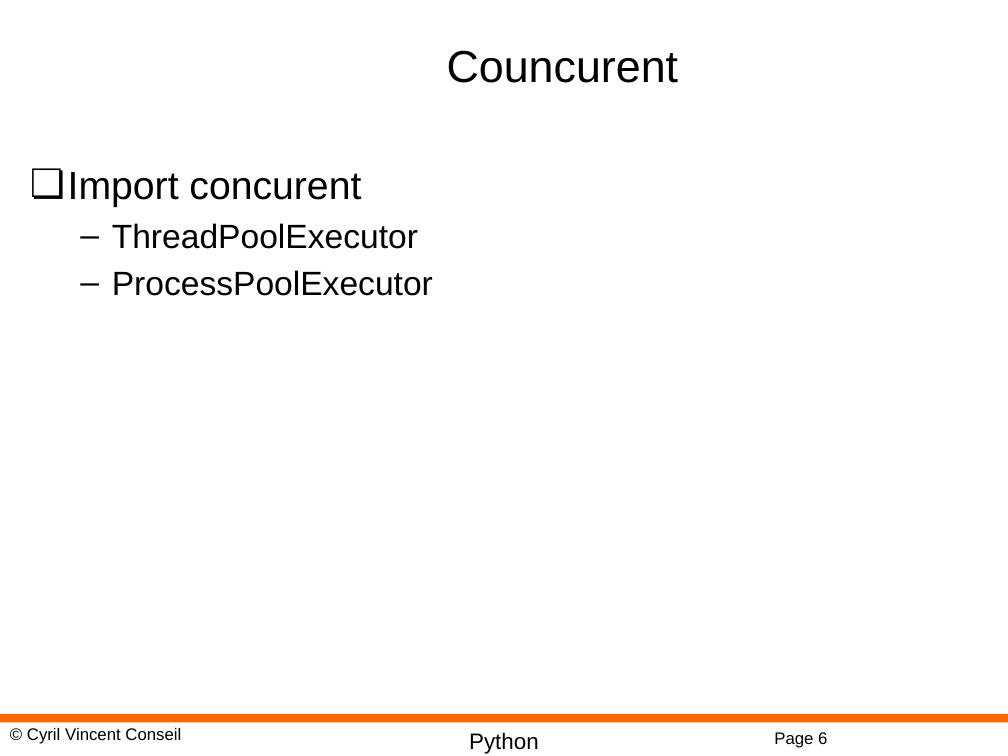
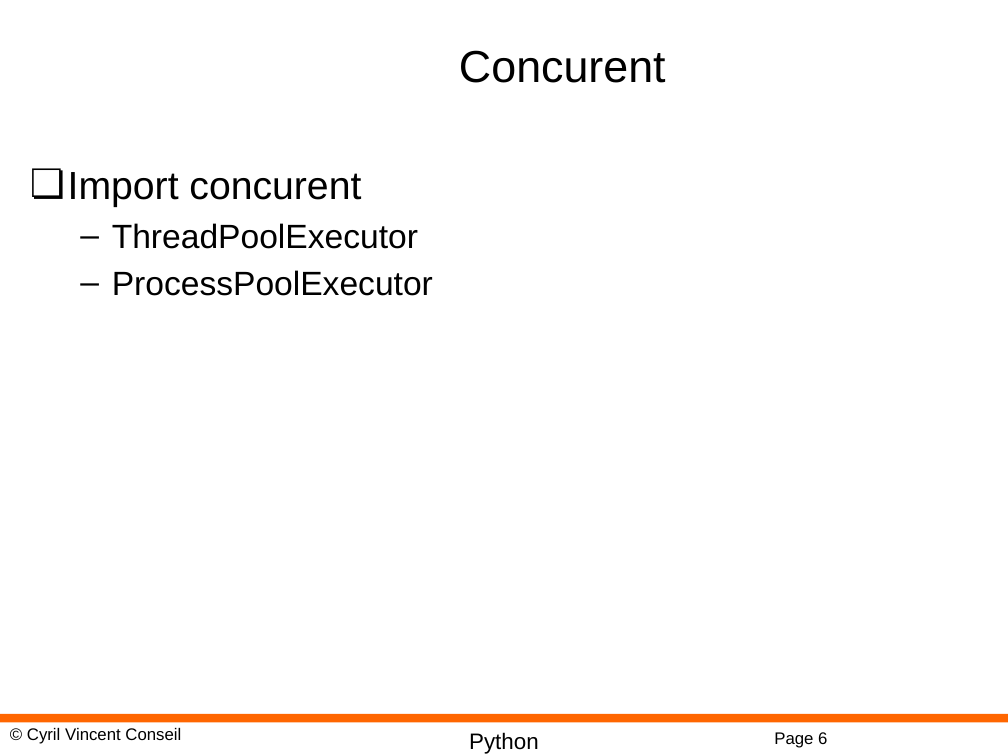
Before and after one commit to cyrilvincent/python, a slide deck: slide 6 of ppt/Python21-Threading.pptx. Drawn at 1008x756 pixels with LibreOffice and Linux fonts; fonts in the diff are those of the drawing; background and template pictures are left out. Boxes give left, top, right and bottom in pixels: in the first picture for what was removed or moved away, otherwise in the second. Text is boxed around its words. In the diff, an @@ line names an element or a change of style, - is before the commit and + after.

```diff
--- a/ppt/Python21-Threading.pptx
+++ b/ppt/Python21-Threading.pptx
@@ title at [459,50,666,83]: text changed @@
-Councurent
+Concurent
```
Also in this commit, not shown: 6 other files.
